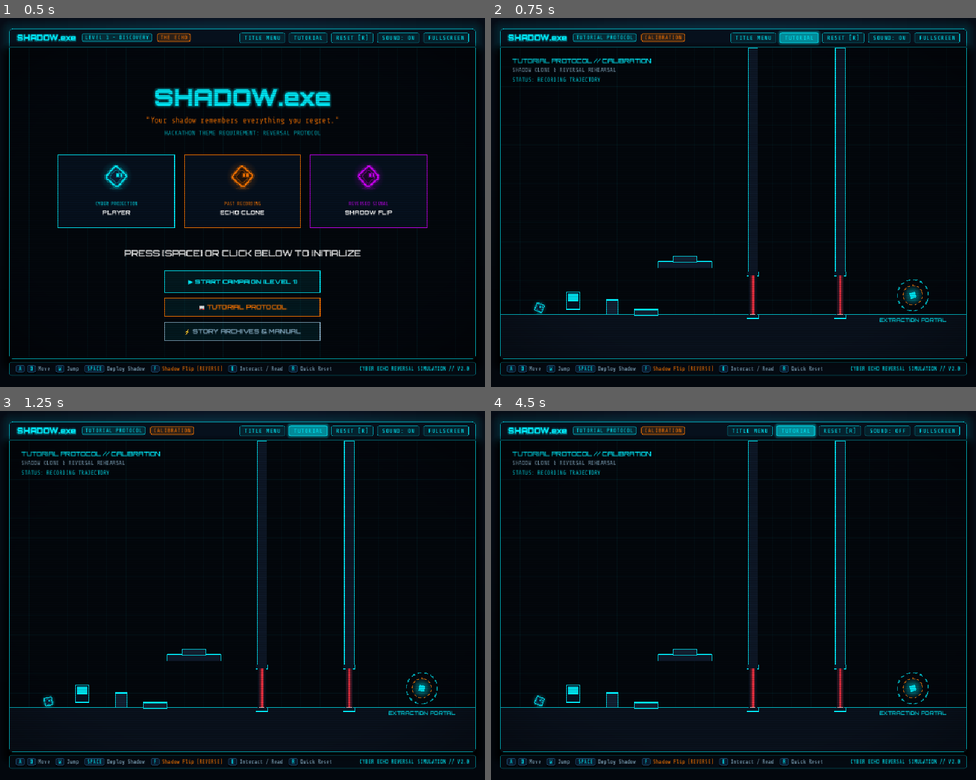
Above: before the commit, frames 1-4 (two rows, left to right).
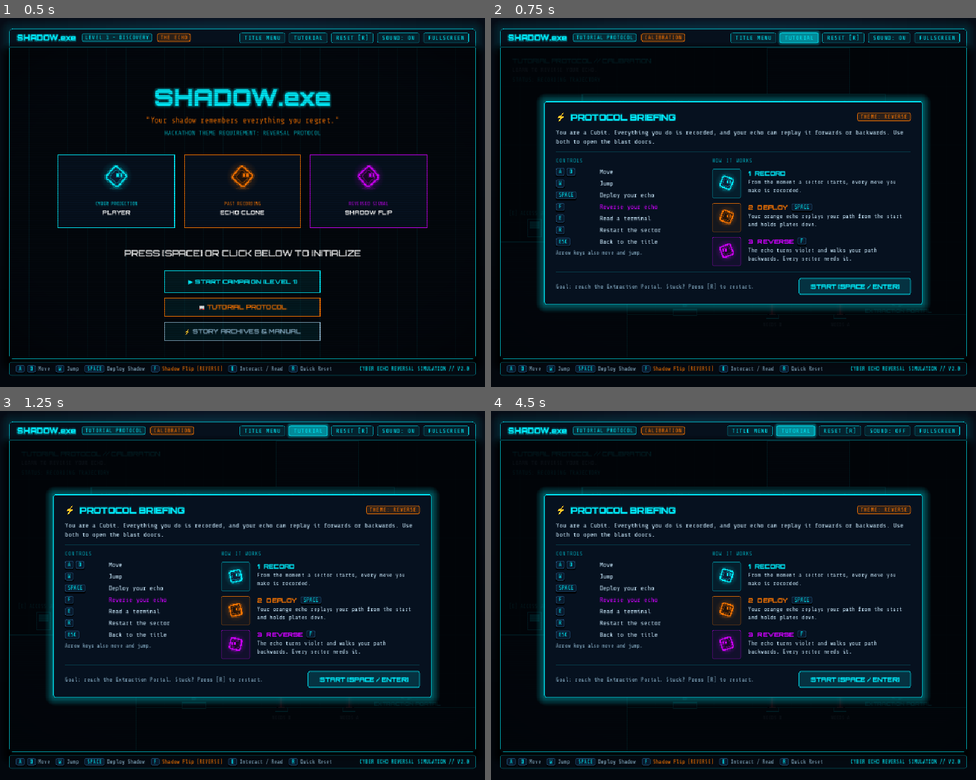
Above: after the commit, the same moments.

Repository: kirtansukhadiya/SHADOW.exe
Game: Godot game, scene res://scenes/WebGame.tscn
Two runs of this game, one before a commit and one after it. Both use one fixed random seed, a clock stepped at 60 frames per second and the inputs below.
Inputs (mouse positions are in pixels of both pictures, inside the frame that each line leads up to):
- Up to frame 1 (0.5 s): no input
- Up to frame 2 (0.75 s): click "TUTORIAL" at 0.5 s
- Up to frame 3 (1.25 s): no input
- Up to frame 4 (4.5 s): click (854, 680) at 1.25 s, where only the run after the commit has a clickable "START [SPACE / ENTER]"; click "TITLE MENU" at 2 s; click "RESET [R]" at 2.75 s; click "SOUND: ON" at 3.5 s; click "TUTORIAL" at 4.25 s

Frame 1 is identical in both runs. In frame 2, 13% of the frame differs, in the area x 2-98%, y 8-83%; in frame 3, 13%; in frame 4, 13%.

Commit message:
Rebuild the tutorial around the reverse and add a new control guide
Tutorial:
- Gentlest reverse puzzle: Plate A on a one-way spawn ledge, Plate B on
  the floor; Door 1 needs B and Door 2 needs A, so the echo must be
  flipped. Plate B is too far from Door 1 to hold yourself.
- Step-by-step banner (7 steps) that follows the player's progress
- Letter labels on plates and NEEDS labels under doors

Control guide (replaces the text briefing):
- Keycap controls on the left; record / deploy / reverse explained with
  live cyan, orange and violet Cubits on the right
- Shown when starting the tutorial or Level 1, and from the title
  screen's Story Archives & Manual button; gameplay pauses while open

Diff:
--- /dev/null
+++ b/scripts/control_guide.gd
@@ -0,0 +1,261 @@
+## Start-of-game control guide for SHADOW.exe: keycap controls on the left,
+## the record / deploy / reverse loop (with live Cubits) on the right.
+## Call open(); closes on the button, SPACE, ENTER or ESC.
+extends Control
+
+signal closed
+
+const UI := preload("res://scripts/ui_style.gd")
+
+## func(ci: CanvasItem, offset: Vector2, pos: Vector2, ang: float, facing: float,
+##      s: float, outline: Color, fill: Color, t: float) - set by the game.
+var cubit_drawer: Callable
+
+const CONTROLS := [
+	[["A", "D"], "Move", false],
+	[["W"], "Jump", false],
+	[["SPACE"], "Deploy your echo", false],
+	[["F"], "Reverse your echo", true],
+	[["E"], "Read a terminal", false],
+	[["R"], "Restart the sector", false],
+	[["ESC"], "Back to the title", false],
+]
+
+# [title, key, text, colour, fill, spin direction]
+const STEPS := [
+	["RECORD", "", "From the moment a sector starts, every move you make is recorded.", "#00f0ff", "#0d1f38", 1.0],
+	["DEPLOY", "SPACE", "Your orange echo replays your path from the start and holds plates down.", "#ff7700", "#24140a", 1.0],
+	["REVERSE", "F", "The echo turns violet and walks your path backwards. Every sector needs it.", "#d000ff", "#1c0a2a", -1.0],
+]
+
+var _open: bool = false
+var _time: float = 0.0
+var _btn: Button
+var _icons: Array[Control] = []
+
+
+func _ready() -> void:
+	process_mode = Node.PROCESS_MODE_ALWAYS
+	set_anchors_and_offsets_preset(Control.PRESET_FULL_RECT)
+	mouse_filter = Control.MOUSE_FILTER_STOP
+	visible = false
+
+	var dim := ColorRect.new()
+	dim.color = Color(1 / 255.0, 4 / 255.0, 8 / 255.0, 0.9)
+	dim.set_anchors_and_offsets_preset(Control.PRESET_FULL_RECT)
+	add_child(dim)
+
+	var center := CenterContainer.new()
+	center.set_anchors_and_offsets_preset(Control.PRESET_FULL_RECT)
+	add_child(center)
+
+	var panel := PanelContainer.new()
+	panel.custom_minimum_size = Vector2(780, 0)
+	var sb := UI.modal_panel()
+	sb.content_margin_top = 20
+	sb.content_margin_bottom = 20
+	panel.add_theme_stylebox_override("panel", sb)
+	center.add_child(panel)
+
+	var vb := VBoxContainer.new()
+	vb.add_theme_constant_override("separation", 12)
+	panel.add_child(vb)
+
+	# Header
+	var header := HBoxContainer.new()
+	header.add_theme_constant_override("separation", 10)
+	header.add_child(UI.label("⚡", UI.mono(), 20, UI.CYAN))
+	var title := UI.label("PROTOCOL BRIEFING", UI.orbitron(800), 18, UI.CYAN)
+	UI.glow(title, UI.CYAN, 6)
+	title.size_flags_horizontal = Control.SIZE_EXPAND_FILL
+	header.add_child(title)
+	header.add_child(_badge("THEME: REVERSE", UI.ORANGE))
+	vb.add_child(header)
+
+	var intro := UI.label("You are a Cubit. Everything you do is recorded, and your echo can replay it forwards or backwards. Use both to open the blast doors.", UI.mono(), 13, UI.TEXT_BODY)
+	intro.autowrap_mode = TextServer.AUTOWRAP_WORD_SMART
+	intro.custom_minimum_size = Vector2(732, 0)
+	vb.add_child(intro)
+	vb.add_child(_rule())
+
+	# Two columns
+	var cols := HBoxContainer.new()
+	cols.add_theme_constant_override("separation", 32)
+	vb.add_child(cols)
+
+	var left := VBoxContainer.new()
+	left.add_theme_constant_override("separation", 8)
+	left.custom_minimum_size = Vector2(290, 0)
+	cols.add_child(left)
+	left.add_child(_heading("CONTROLS"))
+	var grid := GridContainer.new()
+	grid.columns = 2
+	grid.add_theme_constant_override("h_separation", 14)
+	grid.add_theme_constant_override("v_separation", 8)
+	left.add_child(grid)
+	for row in CONTROLS:
+		var keys := HBoxContainer.new()
+		keys.add_theme_constant_override("separation", 4)
+		keys.custom_minimum_size = Vector2(76, 0)
+		for k in row[0]:
+			keys.add_child(UI.keycap(k))
+		grid.add_child(keys)
+		var desc := UI.label(row[1], UI.mono(), 13, UI.VIOLET if row[2] else UI.TEXT_BODY)
+		desc.vertical_alignment = VERTICAL_ALIGNMENT_CENTER
+		desc.size_flags_vertical = Control.SIZE_FILL
+		grid.add_child(desc)
+	var arrows := UI.label("Arrow keys also move and jump.", UI.mono(), 11, UI.TEXT_MUTED)
+	left.add_child(arrows)
+
+	var right := VBoxContainer.new()
+	right.add_theme_constant_override("separation", 10)
+	right.size_flags_horizontal = Control.SIZE_EXPAND_FILL
+	cols.add_child(right)
+	right.add_child(_heading("HOW IT WORKS"))
+	for i in STEPS.size():
+		right.add_child(_step_row(i))
+
+	vb.add_child(_rule())
+
+	# Footer
+	var footer := HBoxContainer.new()
+	footer.add_theme_constant_override("separation", 12)
+	var goal := UI.label("Goal: reach the Extraction Portal. Stuck? Press [R] to restart.", UI.mono(), 12, UI.TEXT_MUTED)
+	goal.size_flags_horizontal = Control.SIZE_EXPAND_FILL
+	goal.vertical_alignment = VERTICAL_ALIGNMENT_CENTER
+	footer.add_child(goal)
+	_btn = _button("START [SPACE / ENTER]")
+	_btn.pressed.connect(close)
+	footer.add_child(_btn)
+	vb.add_child(footer)
+
+
+func is_open() -> bool:
+	return _open
+
+
+func open(button_text: String = "START [SPACE / ENTER]") -> void:
+	_btn.text = button_text
+	_open = true
+	visible = true
+
+
+func close() -> void:
+	if not _open:
+		return
+	_open = false
+	visible = false
+	closed.emit()
+
+
+func _process(delta: float) -> void:
+	if not _open:
+		return
+	_time += delta
+	for icon in _icons:
+		icon.queue_redraw()
+
+
+func _input(event: InputEvent) -> void:
+	if not _open:
+		return
+	if event is InputEventKey and event.pressed and not event.echo:
+		var code: Key = event.physical_keycode if event.physical_keycode != KEY_NONE else event.keycode
+		if code in [KEY_SPACE, KEY_ENTER, KEY_KP_ENTER, KEY_ESCAPE]:
+			get_viewport().set_input_as_handled()
+			close()
+
+
+# ── Building blocks ──────────────────────────────────────────────────────────
+
+func _step_row(i: int) -> Control:
+	var step: Array = STEPS[i]
+	var color := Color(step[3])
+	var row := HBoxContainer.new()
+	row.add_theme_constant_override("separation", 14)
+
+	var icon := Control.new()
+	icon.custom_minimum_size = Vector2(60, 60)
+	icon.draw.connect(_draw_icon.bind(icon, i))
+	row.add_child(icon)
+	_icons.append(icon)
+
+	var text := VBoxContainer.new()
+	text.add_theme_constant_override("separation", 2)
+	text.size_flags_horizontal = Control.SIZE_EXPAND_FILL
+	var title_row := HBoxContainer.new()
+	title_row.add_theme_constant_override("separation", 8)
+	title_row.add_child(UI.label("%d  %s" % [i + 1, step[0]], UI.orbitron(800), 13, color))
+	if step[1] != "":
+		var cap := UI.keycap(step[1])
+		cap.size_flags_vertical = Control.SIZE_SHRINK_CENTER
+		title_row.add_child(cap)
+	text.add_child(title_row)
+	var desc := UI.label(step[2], UI.mono(), 12, UI.TEXT_BODY)
+	desc.autowrap_mode = TextServer.AUTOWRAP_WORD_SMART
+	desc.custom_minimum_size = Vector2(320, 0)
+	text.add_child(desc)
+	row.add_child(text)
+	return row
+
+
+func _draw_icon(icon: Control, i: int) -> void:
+	var step: Array = STEPS[i]
+	var color := Color(step[3])
+	var sb := UI.box(Color(color, 0.06), Color(color, 0.5), 1, 3)
+	icon.draw_style_box(sb, Rect2(Vector2.ZERO, icon.size))
+	if cubit_drawer.is_valid():
+		var s := 1.4
+		cubit_drawer.call(icon, Vector2.ZERO, icon.size / 2.0 - Vector2(0, 6.0 * s), _time * 2.0 * step[5],
+			step[5], s, color, Color(step[4]), _time)
+
+
+func _heading(text: String) -> Label:
+	var l := UI.label(text, UI.mono_spaced(), 11, UI.CYAN_DIM)
+	return l
+
+
+func _rule() -> ColorRect:
+	var r := ColorRect.new()
+	r.color = Color(UI.CYAN, 0.2)
+	r.custom_minimum_size = Vector2(0, 1)
+	return r
+
+
+func _badge(text: String, color: Color) -> PanelContainer:
+	var p := PanelContainer.new()
+	var sb := UI.box(Color(color, 0.15), color, 1, 3)
+	sb.content_margin_left = 7
+	sb.content_margin_right = 7
+	sb.content_margin_top = 2
+	sb.content_margin_bottom = 2
+	p.add_theme_stylebox_override("panel", sb)
+	p.size_flags_vertical = Control.SIZE_SHRINK_CENTER
+	p.add_child(UI.label(text, UI.mono_spaced(), 11, color))
+	return p
+
+
+func _button(text: String) -> Button:
+	var b := Button.new()
+	b.text = text
+	b.add_theme_font_override("font", UI.orbitron(800))
+	b.add_theme_font_size_override("font_size", 13)
+	b.add_theme_color_override("font_color", UI.CYAN)
+	b.add_theme_color_override("font_hover_color", UI.BG)
+	b.add_theme_color_override("font_pressed_color", UI.BG)
+	var normal := UI.box(Color(UI.CYAN, 0.15), UI.CYAN, 1, 3)
+	normal.content_margin_left = 24
+	normal.content_margin_right = 24
+	normal.content_margin_top = 8
+	normal.content_margin_bottom = 8
+	var hover := normal.duplicate() as StyleBoxFlat
+	hover.bg_color = UI.CYAN
+	hover.shadow_color = Color(UI.CYAN, 0.8)
+	hover.shadow_size = 10
+	b.add_theme_stylebox_override("normal", normal)
+	b.add_theme_stylebox_override("hover", hover)
+	b.add_theme_stylebox_override("pressed", hover)
+	b.add_theme_stylebox_override("focus", StyleBoxEmpty.new())
+	b.focus_mode = Control.FOCUS_NONE
+	b.mouse_default_cursor_shape = Control.CURSOR_POINTING_HAND
+	return b
--- a/scripts/web_game.gd
+++ b/scripts/web_game.gd
@@ -8,6 +8,7 @@
 const WebWorld := preload("res://scripts/web_world.gd")
 const TerminalModal := preload("res://scripts/terminal_modal.gd")
 const WebAudio := preload("res://scripts/web_audio.gd")
+const ControlGuide := preload("res://scripts/control_guide.gd")
 # Cubit: the player is a hovering cube that tumbles as it moves. The echo
 # and reversed shadow are Cubits too, in their own colours.
 const CUBIT_FILL := Color("#0d1f38")
@@ -35,32 +36,38 @@
 # Level definitions copied from the web build.
 const LEVELS := [
 	# LEVEL 0: TUTORIAL PROTOCOL
+	# The gentlest reverse puzzle, with on-screen steps ("hints") and plate /
+	# door labels. Why reversal is mandatory:
+	#  - Plate A is on the spawn ledge; the 150px drop (jump ~133px) is one-way,
+	#    so every recording touches A before B.
+	#  - Door 1 needs B, then Door 2 needs A. A forward echo presses A then B;
+	#    flipping walks it back over B and up to A.
+	#  - Plate B is ~160px from Door 1, too far to hold it yourself.
 	{
 		"name": "TUTORIAL PROTOCOL",
 		"phase": "CALIBRATION",
-		"subtitle": "SHADOW CLONE & REVERSAL REHEARSAL",
-		"spawn": [80, 520],
+		"subtitle": "LEARN TO REVERSE YOUR ECHO.",
+		"hints": true,
+		"spawn": [110, 383],
 		"solids": [
-			[0, 550, 960, 90, "#0a121e"],
-			[218, 520, 24, 30, "#142236"],
-			[325, 440, 110, 14, "#101c2e"],
-			[510, 0, 20, 470, "#0e1828"],
-			[690, 0, 20, 470, "#0e1828"],
+			[0, 400, 260, 240, "#0c1626"],    # Spawn ledge (Plate A), 150px above the floor
+			[260, 550, 700, 90, "#0a121e"],   # Floor (Plate B)
+			[550, 0, 170, 430, "#0d1829"],    # Airlock roof over Doors 1 & 2
 		],
 		"plates": [
-			{"id": "p1", "x": 380, "y": 436, "w": 48, "h": 12, "doors": ["d1"], "release_delay": 0.5},
-			{"id": "p2", "x": 300, "y": 546, "w": 48, "h": 12, "doors": ["d2"], "release_delay": 0.5},
+			{"id": "pA", "label": "A", "x": 190, "y": 396, "w": 48, "h": 12, "doors": ["d2"], "release_delay": 0.5},
+			{"id": "pB", "label": "B", "x": 380, "y": 546, "w": 48, "h": 12, "doors": ["d1"], "release_delay": 0.5},
 		],
 		"doors": [
-			{"id": "d1", "x": 520, "y": 510, "w": 16, "h": 80},
-			{"id": "d2", "x": 700, "y": 510, "w": 16, "h": 80},
+			{"id": "d1", "needs": "B", "x": 560, "y": 490, "w": 18, "h": 120},
+			{"id": "d2", "needs": "A", "x": 700, "y": 490, "w": 18, "h": 120},
 		],
 		"terminal": {
-			"x": 150, "y": 535,
+			"x": 70, "y": 385,
 			"title": "TUTORIAL PROTOCOL LOG",
-			"text": "1. Walk [A/D] and Jump [W] onto the raised platform to touch Plate 1.\n2. Return to the lower floor. Press [SPACE] to deploy your Shadow clone!\n3. While your shadow steps on Plate 1, pass Door 1, then press [F] to REVERSE your shadow back onto Plate 2!",
+			"text": "YOUR ECHO REPLAYS YOUR STEPS IN THE ORDER YOU TOOK THEM.\n1. Walk over PLATE A and drop off the ledge. You can't climb back.\n2. Step on PLATE B, walk to DOOR 1 and press [SPACE] to deploy your echo.\n3. When the echo reaches B, go through DOOR 1.\n4. DOOR 2 needs A, which the echo already passed. Press [F] to REVERSE it.",
 		},
-		"exit": [850, 510],
+		"exit": [820, 500],
 	},
 	# LEVEL 1: DISCOVERY (THE ECHO)
 	# Why reversal is mandatory:
@@ -182,8 +189,6 @@
 	},
 ]
 
-const MANUAL_TITLE := "SHADOW.exe MANUAL // REVERSAL PROTOCOL"
-const MANUAL_TEXT := "MISSION DIRECTIVE:\n1. [W] or [UP] to JUMP. Space is strictly for Shadow clone deployment.\n2. Walk across pressure plates to open security blast doors.\n3. Press [SPACE] to deploy your Shadow clone, which replays your past steps.\n4. Press [F] for SHADOW FLIP: time-reverses the clone, so it revisits your steps in the opposite order. Every sector requires it.\n5. Reaching the Extraction Portal triggers sector advance."
 
 # --- GLOBAL STATE ---
 var game_state: State = State.MENU
@@ -209,10 +214,12 @@
 var jump_buffer_timer: float = 0.0
 var shadow: Dictionary
 var complete: bool = false
+var touched: Dictionary = {}  # plate ids the player has stood on (tutorial hints)
 
 # --- NODES ---
 var _canvas: Control
 var _modal: Control
+var _guide: Control
 var _audio: Node
 var _level_badge: Label
 var _phase_badge: Label
@@ -389,15 +396,13 @@
 	_canvas.add_child(crt)
 
 	_modal = TerminalModal.new()
-	_modal.closed.connect(func():
-		keys.left = false
-		keys.right = false
-		keys.jump = false
-		keys.deploy = false
-		keys.flip = false
-		keys.interact = false
-	)
+	_modal.closed.connect(_reset_keys)
 	_canvas.add_child(_modal)
+
+	_guide = ControlGuide.new()
+	_guide.cubit_drawer = draw_cubit_on
+	_guide.closed.connect(_reset_keys)
+	_canvas.add_child(_guide)
 	return frame
 
 
@@ -432,21 +437,19 @@
 	return bar
 
 
+func _reset_keys() -> void:
+	for k in keys:
+		keys[k] = false
+
+
+func _popup_open() -> bool:
+	return _modal.is_open() or _guide.is_open()
+
+
 # ═══════════════════════════════ LEVEL RUNNER ═══════════════════════════════
 
 func show_level_instructions(_lvl: Dictionary) -> void:
-	var title: String = "PROTOCOL BRIEFING // CONTROLS & OBJECTIVE"
-	var body: String = (
-		"OPERATIONAL INSTRUCTIONS & CONTROLS:\n\n" +
-		"  • [W] / [↑]          JUMP across platforms & void\n" +
-		"  • [SPACE]            DEPLOY SHADOW (clone replays past recorded path)\n" +
-		"  • [F]                FLIP (REVERSES time! Rewinds shadow backward)\n" +
-		"  • [R]                RESET timeline sequence\n" +
-		"  • [A] / [D] / [←][→]  MOVE / SPRINT left and right\n\n" +
-		"MISSION OBJECTIVE:\n" +
-		"Cooperate with your time-reversed shadow to press plates, open security blast doors, and reach the Extraction Portal."
-	)
-	_modal.open(title, body, "START GAME [SPACE / ENTER]")
+	_guide.open("START [SPACE / ENTER]")
 
 
 func load_level(idx: int, show_briefing: bool = false) -> void:
@@ -480,13 +483,14 @@
 	shadow = {"active": false, "history": [], "index": 0, "playback_dir": 1, "x": 0.0, "y": 0.0,
 		"facing": 1.0, "cube_ang": 0.0, "is_reversed": false}
 	complete = false
+	touched.clear()
 
 	# Update top navigation badges
 	_level_badge.text = data.name
 	_phase_badge.text = data.phase
 
-	# Instructions ONLY appear before Level 1
-	if show_briefing and idx == 1 and game_state == State.PLAYING:
+	# The control guide appears when starting the tutorial or Level 1
+	if show_briefing and idx <= 1 and game_state == State.PLAYING:
 		show_level_instructions(data)
 
 
@@ -660,6 +664,8 @@
 func _update_plates(dt: float) -> void:
 	for p in plates:
 		var standing := _on_plate(player.x, player.y, p)
+		if standing:
+			touched[p.id] = true
 		if shadow.active and _on_plate(shadow.x, shadow.y, p):
 			standing = true
 		if standing:
@@ -726,7 +732,7 @@
 		screen_shake = maxf(0.0, screen_shake - dt * 25.0)
 
 	if game_state == State.PLAYING:
-		if not _modal.is_open():
+		if not _popup_open():
 			_update(dt)
 			if player.is_dead:
 				death_transition -= dt
@@ -761,26 +767,30 @@
 ## Draws a Cubit in the 32px character box centred on `pos` (feet at +16).
 ## `s` scales the whole character (2.0 on the title cards).
 func _draw_cubit(pos: Vector2, ang: float, facing: float, s: float, outline: Color, fill: Color, t: float) -> void:
-	var c := _canvas
+	draw_cubit_on(_canvas, _shake_off, pos, ang, facing, s, outline, fill, t)
+
+
+## Same as _draw_cubit, onto any CanvasItem with a draw offset.
+func draw_cubit_on(c: CanvasItem, off: Vector2, pos: Vector2, ang: float, facing: float, s: float, outline: Color, fill: Color, t: float) -> void:
 	# Soft floor shadow
-	c.draw_set_transform(_shake_off + pos + Vector2(0, 15.0 * s), 0.0, Vector2(1.0, 0.22))
+	c.draw_set_transform(off + pos + Vector2(0, 15.0 * s), 0.0, Vector2(1.0, 0.22))
 	c.draw_circle(Vector2.ZERO, 7.0 * s, Color(outline, 0.12))
 	# Hovering, tumbling body
 	var center := pos + Vector2(0, (4.0 + sin(t * 3.0) * 1.4) * s)
-	c.draw_set_transform(_shake_off)
-	_glow(center, 17.0 * s, outline, 0.35)
-	c.draw_set_transform(_shake_off + center, ang, Vector2(s, s))
+	c.draw_set_transform(off)
+	WebWorld.draw_glow(c, center, 17.0 * s, Color(outline, 0.35))
+	c.draw_set_transform(off + center, ang, Vector2(s, s))
 	c.draw_colored_polygon(_cube_outer, fill)
 	c.draw_polyline(_cube_outer, Color(outline, 0.3), 4.0)
 	c.draw_polyline(_cube_outer, outline, 1.5)
 	c.draw_polyline(_cube_inner, Color(outline, 0.35), 1.0)
 	# Eyes stay upright and look the way the Cubit is facing
-	c.draw_set_transform(_shake_off + center, 0.0, Vector2(s * (1.0 if facing >= 0.0 else -1.0), s))
+	c.draw_set_transform(off + center, 0.0, Vector2(s * (1.0 if facing >= 0.0 else -1.0), s))
 	c.draw_rect(Rect2(-0.5, -4, 4, 5.5), Color(outline, 0.25))
 	c.draw_rect(Rect2(3, -4, 4, 5.5), Color(outline, 0.25))
 	c.draw_rect(Rect2(0.5, -3, 2, 3.5), outline)
 	c.draw_rect(Rect2(4, -3, 2, 3.5), outline)
-	c.draw_set_transform(_shake_off)
+	c.draw_set_transform(off)
 
 
 ## Closed outline of a rounded square (half-size `h`, corner radius `r`).
@@ -829,6 +839,8 @@
 		if active:
 			_glow(Vector2(p.x, r.position.y + 1.5), 24.0, UI.ORANGE, 0.5)
 			c.draw_rect(Rect2(r.position.x + 6, r.position.y, p.w - 12, 3), UI.ORANGE)
+		if p.has("label"):
+			_text(p.label, p.x, p.y - 12, UI.orbitron(800), 12, Color.WHITE if active else UI.CYAN, 1)
 
 	# 4. Airlock blast doors
 	for d in doors:
@@ -837,6 +849,8 @@
 		for hr in [Rect2(d_l - 4, d_t - 8, d.w + 8, 8), Rect2(d_l - 4, d_t + d.h, d.w + 8, 8)]:
 			c.draw_rect(hr, Color("#0a1626"))
 			c.draw_rect(hr, UI.CYAN, false, 1.0)
+		if d.has("needs"):
+			_text("NEEDS " + d.needs, d.x, d_t + d.h + 24, UI.mono(), 10, UI.TEXT_MUTED, 1)
 		var cur_h: float = d.h * (1.0 - d.open_amount)
 		if cur_h > 2.0:
 			c.draw_rect(Rect2(d_l, d_t, d.w, cur_h), Color("#06101c"))
@@ -901,6 +915,9 @@
 			status_text = "STATUS: SHADOW REPLAYING [>>]"
 			status_color = UI.ORANGE
 	_text(status_text, 24, 70, UI.mono(), 12, status_color)
+
+	if data.get("hints", false):
+		_draw_tutorial_hint()
 
 	# Red death flash overlay
 	if player.is_dead:
@@ -931,6 +948,40 @@
 		_text(label, exit_pos.x, baseline, font, 11, UI.CYAN, 1)
 
 
+## Tutorial step banner: tells the player the next thing to do.
+func _draw_tutorial_hint() -> void:
+	var d1: float = doors[0].x
+	var d2: float = doors[1].x
+	var step := ""
+	var color := UI.CYAN
+	if player.x > d2:
+		step = "7/7   Reach the EXTRACTION PORTAL."
+	elif player.x > d1:
+		if shadow.is_reversed:
+			step = "6/7   Your echo is walking back to PLATE A. Go through DOOR 2 when it opens."
+			color = UI.VIOLET
+		else:
+			step = "5/7   DOOR 2 needs PLATE A, but your echo already passed it. Press [F] to REVERSE."
+			color = UI.VIOLET
+	elif shadow.active:
+		step = "4/7   Wait. Your echo replays your steps; when it reaches PLATE B, DOOR 1 opens."
+		color = UI.ORANGE
+	elif touched.has("pB"):
+		step = "3/7   Walk up to DOOR 1 and press [SPACE] to deploy your echo."
+		color = UI.ORANGE
+	elif player.y > 450.0:
+		step = "2/7   Step on PLATE B."
+	else:
+		step = "1/7   Walk right over PLATE A, then drop off the ledge. It's too high to climb back."
+	var font := UI.mono()
+	var w := font.get_string_size(step, HORIZONTAL_ALIGNMENT_LEFT, -1, 13).x + 36.0
+	var r := Rect2(CANVAS_W / 2.0 - w / 2.0, 96, w, 34)
+	_canvas.draw_rect(r, Color(UI.MODAL_BG, 0.94))
+	_canvas.draw_rect(r, color, false, 1.0)
+	_canvas.draw_rect(Rect2(r.position, Vector2(4, r.size.y)), color)
+	_text(step, CANVAS_W / 2.0 + 2.0, r.position.y + 22, font, 13, UI.TEXT, 1)
+
+
 ## Canvas setLineDash circle: dashes laid along the arc starting at `rot`.
 func _dashed_circle(center: Vector2, radius: float, dash: float, gap: float, rot: float, color: Color, width: float) -> void:
 	var a := 0.0
@@ -999,7 +1050,7 @@
 		return
 	var code: Key = event.physical_keycode
 	if event.pressed:
-		if _modal.is_open():
+		if _popup_open():
 			return
 		if game_state == State.MENU:
 			if code == KEY_SPACE or code == KEY_ENTER:
@@ -1043,9 +1094,9 @@
 			load_level(1, true)
 		elif in_x and p.y >= 515 and p.y <= 553:
 			game_state = State.PLAYING
-			load_level(0, false)
+			load_level(0, true)
 		elif in_x and p.y >= 565 and p.y <= 603:
-			_modal.open(MANUAL_TITLE, MANUAL_TEXT)
+			_guide.open("CLOSE [SPACE / ENTER]")
 	elif game_state == State.VICTORY:
 		if p.x >= CANVAS_W / 2.0 - 140 and p.x <= CANVAS_W / 2.0 + 140 and p.y >= 460 and p.y <= 508:
 			game_state = State.MENU
@@ -1057,7 +1108,7 @@
 
 func _on_nav_tutorial() -> void:
 	game_state = State.PLAYING
-	load_level(0)
+	load_level(0, true)
 
 
 func _on_nav_restart() -> void:
Not shown, added: scripts/control_guide.gd.uid
